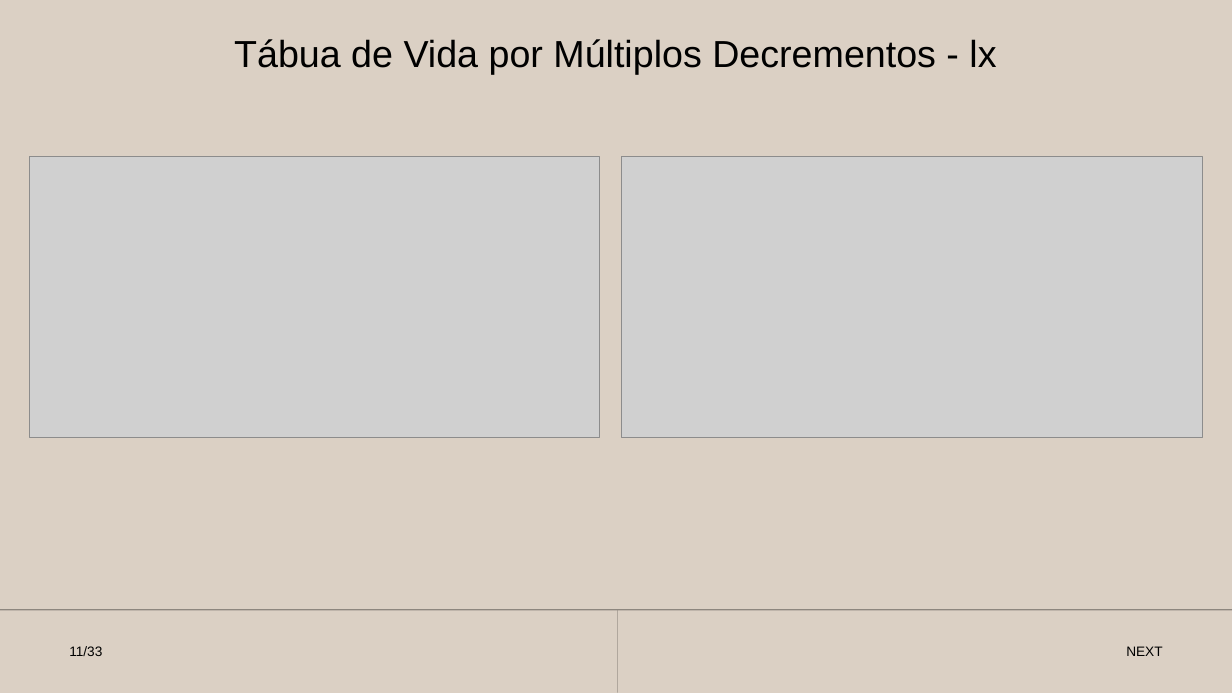
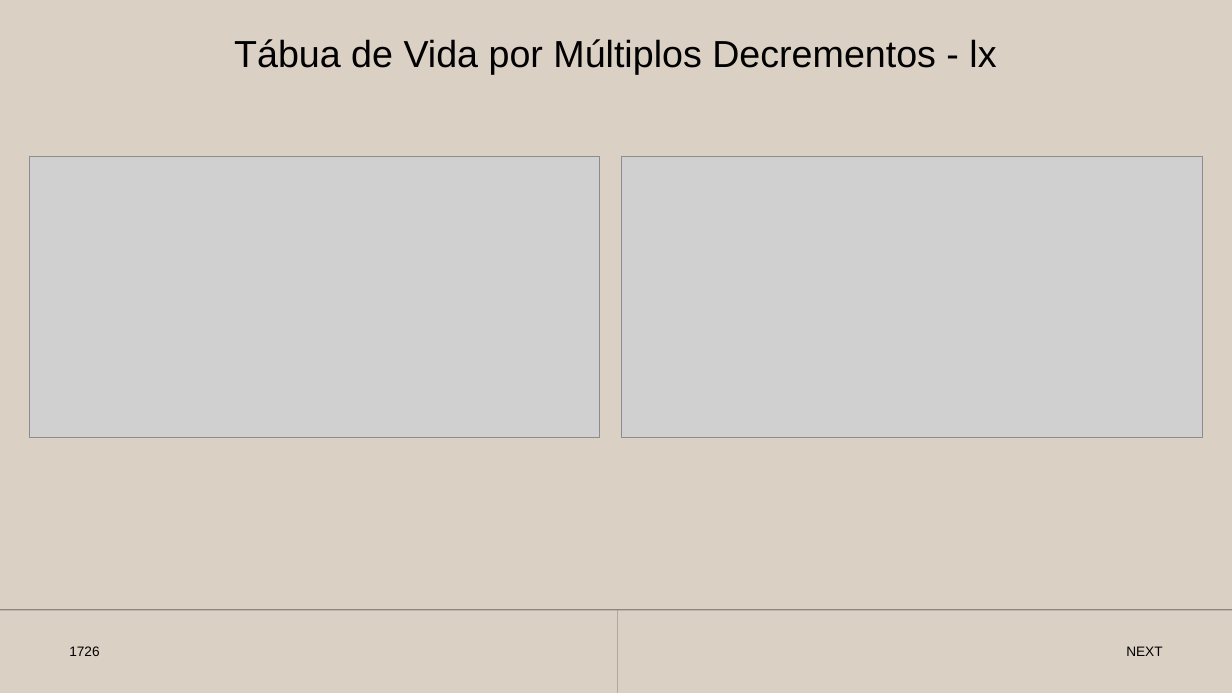
Before and after one commit to penasta/Demografia2, a slide deck: slide 17 of Trabalho 2/Apresentação/t2 - apresentação.pptx. Drawn at 1232x693 pixels with LibreOffice and Linux fonts; fonts in the diff are those of the drawing; grey boxes stand for pictures. Boxes give left, top, right and bottom in pixels: in the first picture for what was removed or moved away, otherwise in the second. Text is boxed around its words. In the diff, an @@ line names an element or a change of style, - is before the commit and + after.

```diff
--- a/Trabalho 2/Apresentação/t2 - apresentação.pptx
+++ b/Trabalho 2/Apresentação/t2 - apresentação.pptx
@@ text at [69, 646, 99, 656]: text changed @@
-11/33
+1726
```
Also in this commit, not shown: 25 other slides changed, 2 other files.
